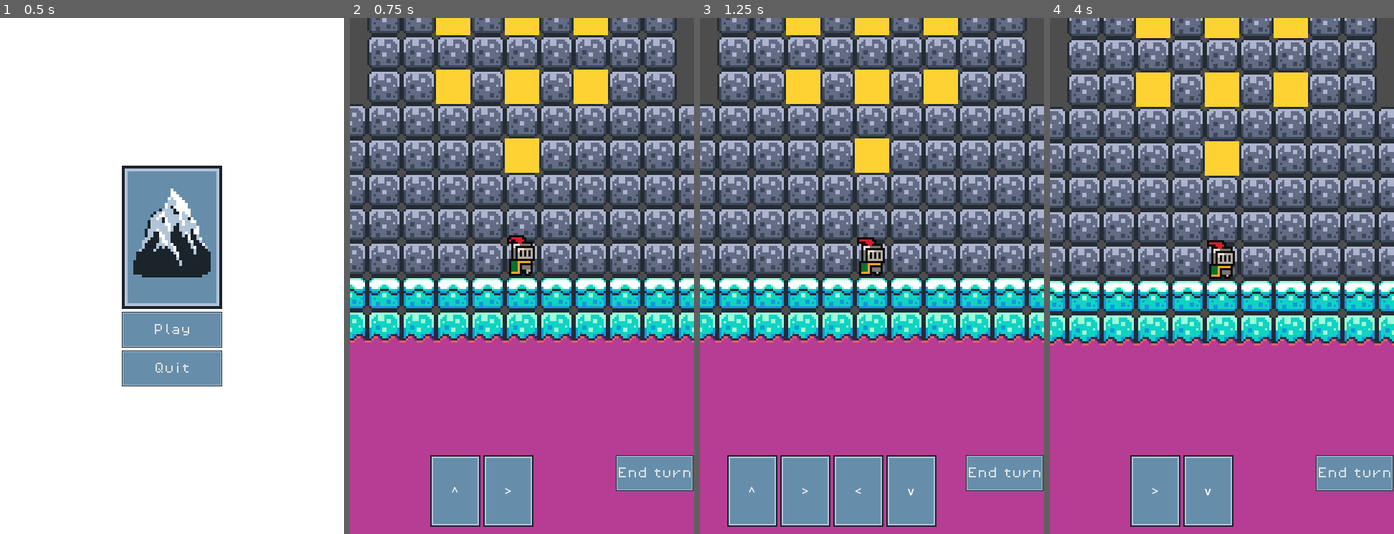
Above: before the commit, frames 1-4 (left to right).
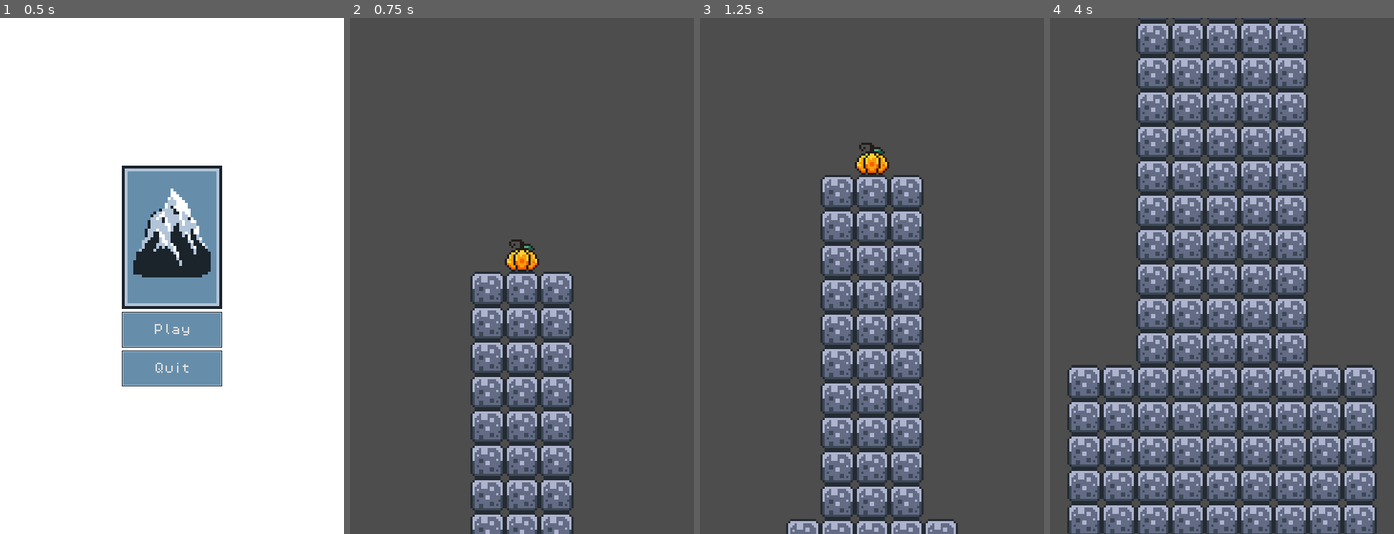
Above: after the commit, the same moments.

Repository: cbouwense/Scale-the-Summit
Game: Godot game, scene res://scenes/main_menu.tscn
The game is run twice, just before and just after one commit, with the same random seed, the same clock (stepped at 60 frames per second) and the same inputs.
Inputs (mouse positions are in pixels of both pictures, inside the frame that each line leads up to):
- Up to frame 1 (0.5 s): no input
- Up to frame 2 (0.75 s): click "Play" at 0.5 s
- Up to frame 3 (1.25 s): no input
- Up to frame 4 (4 s): click (1101, 492) at 1.25 s, where only the run before the commit has a clickable "^"; click (1077, 492) at 2 s, where only the run before the commit has a clickable ">"; click (1101, 492) at 2.75 s, where only the run before the commit has a clickable "<"; click (1129, 492) at 3.5 s, where only the run before the commit has a clickable "v"

Frame 1 is identical in both runs. In frame 2, 89% of the frame differs, in the area x 0-100%, y 0-100%; in frame 3, 86%; in frame 4, 87%.

Commit message:
added intro cutscene

Diff:
--- a/scenes/game.tscn
+++ b/scenes/game.tscn
@@ -145,17 +145,27 @@
 physics_layer_0/collision_mask = 0
 sources/0 = SubResource("TileSetAtlasSource_xicic")
 
-[node name="Game" type="Node2D"]
+[sub_resource type="Curve2D" id="Curve2D_ugrfe"]
+_data = {
+"points": PackedVector2Array(0, 0, 0, 0, 8, -600, 0, 0, 0, 0, 8, 0)
+}
+point_count = 2
+
+[node name="Game" type="Node2D" node_paths=PackedStringArray("main_cam", "intro_path_follow")]
 script = ExtResource("1_hkq8d")
 player_path = NodePath("Player")
 card_manager_path = NodePath("CardManager")
 lava_layer_path = NodePath("Layer0/LavaLayer")
+intro_cam_path = NodePath("Path2D/PathFollow2D/IntroCamera2D")
+main_cam = NodePath("Player/Camera2D")
+intro_path_follow = NodePath("Path2D/PathFollow2D")
 
 [node name="Player" parent="." instance=ExtResource("1_fxfde")]
 z_index = 2
 position = Vector2(8, 0)
 
 [node name="Camera2D" type="Camera2D" parent="Player"]
+enabled = false
 zoom = Vector2(3, 3)
 position_smoothing_enabled = true
 
@@ -464,6 +474,7 @@
 card_manager_path = NodePath("../../../../../..")
 
 [node name="EndTurn" type="Button" parent="CardManager/MarginContainer/VBoxContainer/MarginContainer/MainStuff/HBoxContainer"]
+visible = false
 custom_minimum_size = Vector2(75, 50)
 layout_mode = 2
 size_flags_horizontal = 4
@@ -563,6 +574,19 @@
 position = Vector2(8, 8)
 scale = Vector2(12, 1)
 
+[node name="Path2D" type="Path2D" parent="."]
+curve = SubResource("Curve2D_ugrfe")
+
+[node name="PathFollow2D" type="PathFollow2D" parent="Path2D"]
+position = Vector2(8, -600)
+rotation = 1.5708
+loop = false
+
+[node name="IntroCamera2D" type="Camera2D" parent="Path2D/PathFollow2D"]
+position = Vector2(8, 0)
+rotation = -1.5708
+zoom = Vector2(3, 3)
+
 [connection signal="button_up" from="CardManager/MarginContainer/VBoxContainer/MarginContainer/MainStuff/HBoxContainer/PlayCards" to="CardManager/MarginContainer/VBoxContainer/MarginContainer/MainStuff/HBoxContainer/PlayCards" method="_on_button_up"]
 [connection signal="button_up" from="CardManager/MarginContainer/VBoxContainer/MarginContainer/MainStuff/HBoxContainer/DiscardCards" to="CardManager/MarginContainer/VBoxContainer/MarginContainer/MainStuff/HBoxContainer/DiscardCards" method="_on_button_up"]
 [connection signal="button_up" from="CardManager/MarginContainer/VBoxContainer/MarginContainer/MainStuff/HBoxContainer/EndTurn" to="CardManager/MarginContainer/VBoxContainer/MarginContainer/MainStuff/HBoxContainer/EndTurn" method="_on_button_up"]
--- a/scripts/card_manager.gd
+++ b/scripts/card_manager.gd
@@ -35,9 +35,10 @@
 const avalanche_x_positions = [-24, -8, 8, 24, 42]
 
 # Called when the node enters the scene tree for the first time.
-func _ready() -> void:
+func start_game() -> void:
 	initialize_deck()
 	reset()
+	end_turn_button.visible = true
 
 func initialize_deck():
 	for card in deck.get_children():
--- a/scripts/game.gd
+++ b/scripts/game.gd
@@ -9,6 +9,14 @@
 @export var lava_layer_path: NodePath
 @onready var lava_layer = get_node(lava_layer_path)
 
+@export var intro_cam_path: NodePath
+@onready var intro_cam: Camera2D
+@export var main_cam: Camera2D
+@export var intro_path_follow: PathFollow2D
+#@onready var intro_path_follow: PathFollow2D
+
+var is_intro_running = true
+
 func reset_game():
 	player.position = g.player_starting_position
 	lava_layer.position = g.lava_starting_position
@@ -17,3 +25,14 @@
 func _input(event):
 	if event.is_action_pressed("escape"):
 		get_tree().change_scene_to_file("res://scenes/main_menu.tscn")
+
+func _process(delta):
+	if is_intro_running and intro_path_follow:
+		print(intro_path_follow.progress_ratio)
+		if intro_path_follow.progress_ratio < 0.99:
+			intro_path_follow.progress_ratio += 0.15 * delta
+		else:
+			main_cam.set_enabled(true)
+			main_cam.make_current()
+			is_intro_running = false
+			card_manager.start_game()
Not shown: 1 places in scenes/game.tscn that only renumber resources
